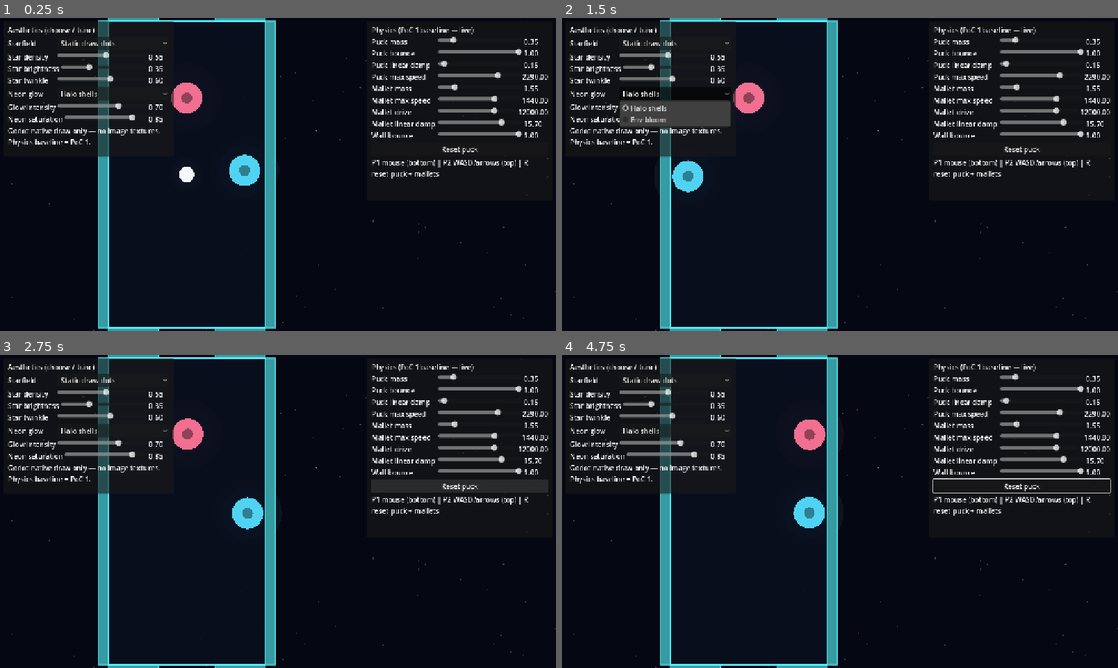
Above: before the commit, frames 1-4 (two rows, left to right).
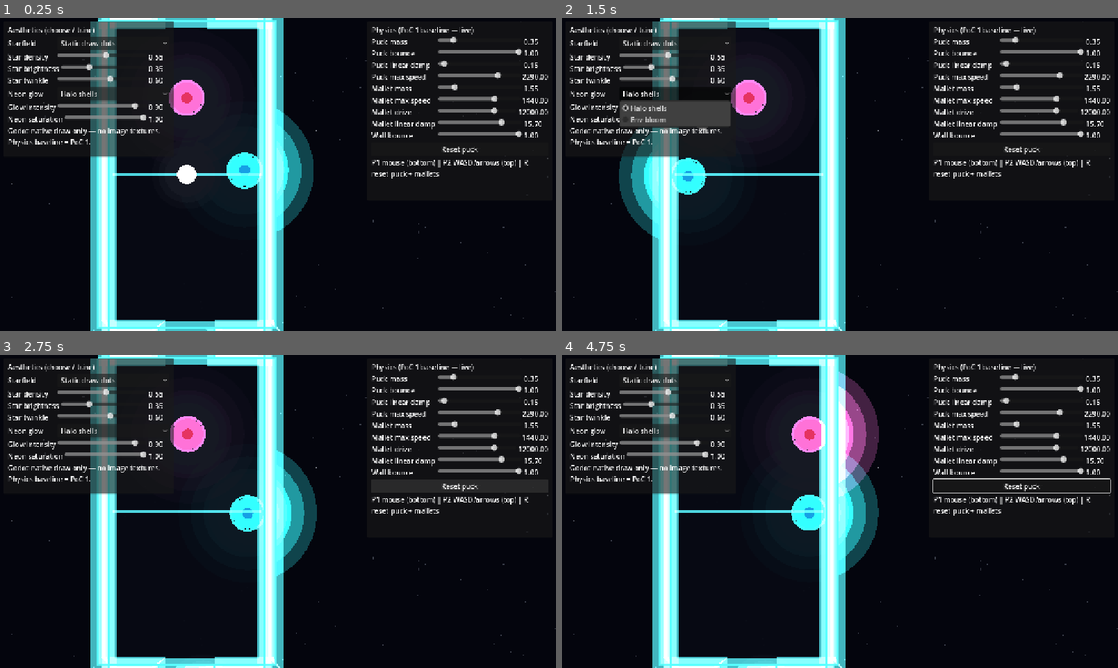
Above: after the commit, the same moments.

Repository: waigore/airhockey
Game: Godot game, scene res://scenes/main.tscn
Same seed, same stepped clock (60 frames per second), same inputs: the game is played once before the commit and once after it.
Inputs (mouse positions are in pixels of both pictures, inside the frame that each line leads up to):
- Up to frame 1 (0.25 s): no input
- Up to frame 2 (1.5 s): click "Static draw dots" at 0.5 s; click "Halo shells" at 1.25 s
- Up to frame 3 (2.75 s): click "Reset puck" at 2 s
- Up to frame 4 (4.75 s): move the mouse to (962, 495) at 2.77 s; hold Right 2.78-3.53 s; tap R at 2.85, 3.6, 4.35 s; move the mouse to (728, 527) at 3.52 s; hold Down 3.53-4.28 s; move the mouse to (895, 442) at 4.27 s; hold Right from 4.28 s (still down)

The runs differ from the first frame. In frame 1, 13% of the frame differs, in the area x 16-57%, y 0-100%; in frame 2, 13%; in frame 3, 13%; in frame 4, 14%.

Commit message:
Make space-neon PoC glow actually visible.
Additive auras, HDR neon colors, hdr_2d bloom, and higher default intensity so arena/puck/mallets read as neon in play.

Co-authored-by: Cursor <cursoragent@cursor.com>

Diff:
--- a/pocs/space-neon-aesthetics-on-physics/project.godot
+++ b/pocs/space-neon-aesthetics-on-physics/project.godot
@@ -36,3 +36,5 @@
 [rendering]
 
 textures/canvas_textures/default_texture_filter=0
+# Required for WorldEnvironment glow to affect 2D canvas items (Env bloom approach).
+viewport/hdr_2d=true
--- a/pocs/space-neon-aesthetics-on-physics/scripts/aesthetics.gd
+++ b/pocs/space-neon-aesthetics-on-physics/scripts/aesthetics.gd
@@ -1,15 +1,17 @@
 extends Node2D
 
 ## Applies selectable neon-glow and starfield looks on top of the physics scene.
-## Glow 0 = halo shells (Polygon2D rings); Glow 1 = WorldEnvironment bloom.
+## Glow 0 = additive halo shells (Polygon2D); Glow 1 = HDR 2D + WorldEnvironment bloom.
+## Both modes also draw a soft additive outer aura so glow is obvious in play.
 
 enum GlowApproach { HALO_SHELLS, ENV_BLOOM }
 
-const TABLE_BASE := Color(0.04, 0.06, 0.12, 0.92)
-const WALL_NEON := Color(0.25, 0.95, 1.0, 1.0)
-const PUCK_NEON := Color(0.95, 0.98, 1.0, 1.0)
-const MALLET_P1 := Color(0.25, 0.85, 1.0, 1.0)
-const MALLET_P2 := Color(1.0, 0.4, 0.55, 1.0)
+const TABLE_BASE := Color(0.03, 0.04, 0.08, 0.94)
+# HDR-friendly neon (channels > 1 feed bloom when hdr_2d is on).
+const WALL_NEON := Color(0.35, 1.6, 2.2, 1.0)
+const PUCK_NEON := Color(1.4, 1.5, 1.8, 1.0)
+const MALLET_P1 := Color(0.2, 1.4, 2.0, 1.0)
+const MALLET_P2 := Color(2.0, 0.45, 0.85, 1.0)
 
 var tunables: PoCTunables
 var _table: Rect2
@@ -21,11 +23,13 @@
 var _env: WorldEnvironment
 var _table_fill: Polygon2D
 var _table_edge: Line2D
+var _table_glow: Line2D
 var _center_line: Line2D
 var _walls: Node2D
 var _puck: RigidBody2D
 var _mallet_bottom: RigidBody2D
 var _mallet_top: RigidBody2D
+var _add_mat: CanvasItemMaterial
 
 
 func setup(
@@ -54,6 +58,8 @@
 	_puck = puck
 	_mallet_bottom = mallet_bottom
 	_mallet_top = mallet_top
+	_add_mat = CanvasItemMaterial.new()
+	_add_mat.blend_mode = CanvasItemMaterial.BLEND_MODE_ADD
 	_ensure_table_lines()
 	_apply()
 	if not tunables.aesthetics_changed.is_connected(_apply):
@@ -64,22 +70,36 @@
 	if _table_edge == null or not is_instance_valid(_table_edge):
 		_table_edge = Line2D.new()
 		_table_edge.name = "TableNeonEdge"
-		_table_edge.width = 2.5
+		_table_edge.width = 3.0
 		_table_edge.default_color = WALL_NEON
 		_table_edge.z_index = 2
+		_table_edge.antialiased = true
 		add_child(_table_edge)
+	if _table_glow == null or not is_instance_valid(_table_glow):
+		_table_glow = Line2D.new()
+		_table_glow.name = "TableNeonGlow"
+		_table_glow.width = 14.0
+		_table_glow.default_color = Color(WALL_NEON.r, WALL_NEON.g, WALL_NEON.b, 0.45)
+		_table_glow.z_index = 1
+		_table_glow.antialiased = true
+		_table_glow.material = _add_mat
+		add_child(_table_glow)
 	if _center_line == null or not is_instance_valid(_center_line):
 		_center_line = Line2D.new()
 		_center_line.name = "CenterNeonLine"
-		_center_line.width = 1.5
-		_center_line.default_color = Color(0.4, 0.9, 1.0, 0.45)
+		_center_line.width = 2.0
+		_center_line.default_color = Color(0.4, 1.2, 1.6, 0.55)
 		_center_line.z_index = 2
+		_center_line.antialiased = true
+		_center_line.material = _add_mat
 		add_child(_center_line)
 	var p := _table.position
 	var s := _table.size
-	_table_edge.points = PackedVector2Array([
+	var loop := PackedVector2Array([
 		p, p + Vector2(s.x, 0), p + s, p + Vector2(0, s.y), p
 	])
+	_table_edge.points = loop
+	_table_glow.points = loop
 	var mid_y := p.y + s.y * 0.5
 	_center_line.points = PackedVector2Array([
 		Vector2(p.x + 8.0, mid_y), Vector2(p.x + s.x - 8.0, mid_y)
@@ -99,33 +119,39 @@
 			vp
 		)
 	if _space_bg != null:
-		_space_bg.color = Color(0.02, 0.03, 0.07, 1.0)
+		_space_bg.color = Color(0.015, 0.02, 0.05, 1.0)
 
 	var sat := tunables.neon_saturation
 	var wall_c := _sat_color(WALL_NEON, sat)
 	var puck_c := _sat_color(PUCK_NEON, sat)
 	var p1_c := _sat_color(MALLET_P1, sat)
 	var p2_c := _sat_color(MALLET_P2, sat)
+	var intensity := tunables.glow_intensity
 
 	if _table_fill != null:
 		_table_fill.color = TABLE_BASE
 	if _table_edge != null:
-		_table_edge.default_color = Color(wall_c.r, wall_c.g, wall_c.b, 0.85 + tunables.glow_intensity * 0.15)
-		_table_edge.width = 2.0 + tunables.glow_intensity * 2.0
+		_table_edge.default_color = Color(wall_c.r, wall_c.g, wall_c.b, 1.0)
+		_table_edge.width = 2.5 + intensity * 3.5
+	if _table_glow != null:
+		_table_glow.default_color = Color(wall_c.r, wall_c.g, wall_c.b, 0.25 + intensity * 0.55)
+		_table_glow.width = 8.0 + intensity * 22.0
+		_table_glow.visible = true
 	if _center_line != null:
-		_center_line.default_color = Color(wall_c.r, wall_c.g, wall_c.b, 0.25 + tunables.glow_intensity * 0.35)
+		_center_line.default_color = Color(wall_c.r, wall_c.g, wall_c.b, 0.35 + intensity * 0.5)
+		_center_line.width = 1.5 + intensity * 2.5
 
 	_tint_walls(wall_c)
-	_style_disk(_puck, puck_c, 18.0, true)
-	_style_disk(_mallet_bottom, p1_c, 36.0, false)
-	_style_disk(_mallet_top, p2_c, 36.0, false)
+	_style_disk(_puck, puck_c, 18.0)
+	_style_disk(_mallet_bottom, p1_c, 36.0)
+	_style_disk(_mallet_top, p2_c, 36.0)
 
 	var use_bloom := tunables.glow_approach == GlowApproach.ENV_BLOOM
 	_configure_environment(use_bloom)
-	_set_halos(not use_bloom)
 
 
 func _sat_color(c: Color, sat: float) -> Color:
+	# Keep HDR headroom while dialing saturation toward a mid gray of similar luminance.
 	var gray := (c.r + c.g + c.b) / 3.0
 	return Color(
 		lerpf(gray, c.r, sat),
@@ -143,80 +169,123 @@
 		var to_free: Array[Node] = []
 		var poly_pts := PackedVector2Array()
 		for ch in body.get_children():
-			if ch is Line2D and ch.name == "NeonRim":
+			if ch is Line2D and str(ch.name).begins_with("Neon"):
 				to_free.append(ch)
 			elif ch is Polygon2D:
+				# Bright neon fill so bloom / additive rims read as lit rails.
 				(ch as Polygon2D).color = Color(
-					neon.r * (0.35 + intensity * 0.45),
-					neon.g * (0.35 + intensity * 0.45),
-					neon.b * (0.35 + intensity * 0.45),
+					neon.r * (0.55 + intensity * 0.55),
+					neon.g * (0.55 + intensity * 0.55),
+					neon.b * (0.55 + intensity * 0.55),
 					1.0
 				)
 				poly_pts = (ch as Polygon2D).polygon
 		for n in to_free:
-			n.queue_free()
-		if tunables.glow_approach != GlowApproach.HALO_SHELLS:
-			continue
+			n.free()
 		if poly_pts.size() < 3:
 			continue
-		var rim := Line2D.new()
-		rim.name = "NeonRim"
-		rim.width = 1.5 + intensity * 2.5
-		rim.default_color = Color(neon.r, neon.g, neon.b, 0.35 + intensity * 0.5)
-		rim.z_index = 1
 		var pts := PackedVector2Array()
 		for v in poly_pts:
 			pts.append(v)
 		pts.append(poly_pts[0])
+
+		# Always a bright core rim.
+		var rim := Line2D.new()
+		rim.name = "NeonRim"
+		rim.width = 2.0 + intensity * 3.0
+		rim.default_color = Color(neon.r, neon.g, neon.b, 0.85)
+		rim.z_index = 1
+		rim.antialiased = true
 		rim.points = pts
 		body.add_child(rim)
 
-
-func _style_disk(body: RigidBody2D, color: Color, radius: float, is_puck: bool) -> void:
+		# Soft additive outer glow (both approaches — bloom adds on top when enabled).
+		var glow := Line2D.new()
+		glow.name = "NeonGlow"
+		glow.width = 10.0 + intensity * 28.0
+		glow.default_color = Color(neon.r, neon.g, neon.b, 0.2 + intensity * 0.55)
+		glow.z_index = 0
+		glow.antialiased = true
+		glow.material = _add_mat
+		glow.points = pts
+		body.add_child(glow)
+
+
+func _style_disk(body: RigidBody2D, color: Color, radius: float) -> void:
 	if body == null:
 		return
 	var vis := body.get_node_or_null("Visual") as Polygon2D
 	if vis == null:
 		return
-	vis.color = color
+	# Core stays readable; slight HDR lift for bloom.
+	vis.color = Color(color.r, color.g, color.b, 1.0)
 	var hub := vis.get_node_or_null("Hub") as Polygon2D
 	if hub != null:
-		hub.color = color.darkened(0.4)
-	# Clear prior halo shells.
+		hub.color = Color(color.r * 0.45, color.g * 0.45, color.b * 0.45, 1.0)
+
+	# Clear prior glow nodes immediately (avoid deferred duplicates).
 	for ch in body.get_children():
-		if ch.name.begins_with("Halo"):
-			ch.queue_free()
-	if tunables.glow_approach != GlowApproach.HALO_SHELLS:
-		return
+		if str(ch.name).begins_with("Halo") or str(ch.name).begins_with("Aura"):
+			ch.free()
+
 	var intensity := tunables.glow_intensity
-	var layers := 3 if is_puck else 3
+	var use_shells := tunables.glow_approach == GlowApproach.HALO_SHELLS
+
+	# Soft additive aura always present so glow is never "missing".
+	_add_aura(body, color, radius, intensity)
+
+	if not use_shells:
+		return
+
+	# Extra concentric additive shells for the Halo approach.
+	var layers := 5
 	for i in layers:
 		var halo := Polygon2D.new()
 		halo.name = "Halo%d" % i
-		var scale := 1.15 + float(i) * (0.35 + intensity * 0.25)
+		var scale := 1.2 + float(i) * (0.45 + intensity * 0.4)
 		var pts := PackedVector2Array()
-		var n := 28
+		var n := 36
 		for k in n:
 			var a := TAU * float(k) / float(n)
 			pts.append(Vector2(cos(a), sin(a)) * radius * scale)
 		halo.polygon = pts
-		var alpha := (0.22 - float(i) * 0.06) * intensity
-		halo.color = Color(color.r, color.g, color.b, maxf(alpha, 0.04))
+		var alpha := (0.55 - float(i) * 0.08) * (0.45 + intensity * 0.7)
+		halo.color = Color(color.r, color.g, color.b, clampf(alpha, 0.08, 0.85))
 		halo.z_index = -1 - i
-		# Insert behind Visual.
+		halo.material = _add_mat
 		body.add_child(halo)
 		body.move_child(halo, 0)
 
 
-func _set_halos(enabled: bool) -> void:
-	# Halos are created in _style_disk when mode is HALO_SHELLS; nothing else needed.
-	if not enabled:
-		for body in [_puck, _mallet_bottom, _mallet_top]:
-			if body == null:
-				continue
-			for ch in body.get_children():
-				if ch.name.begins_with("Halo"):
-					ch.queue_free()
+func _add_aura(body: RigidBody2D, color: Color, radius: float, intensity: float) -> void:
+	var aura := Polygon2D.new()
+	aura.name = "Aura"
+	var scale := 1.55 + intensity * 1.1
+	var pts := PackedVector2Array()
+	for k in 40:
+		var a := TAU * float(k) / 40.0
+		pts.append(Vector2(cos(a), sin(a)) * radius * scale)
+	aura.polygon = pts
+	aura.color = Color(color.r, color.g, color.b, 0.2 + intensity * 0.45)
+	aura.z_index = -1
+	aura.material = _add_mat
+	body.add_child(aura)
+	body.move_child(aura, 0)
+
+	# Tight bright ring just outside the disk.
+	var ring := Line2D.new()
+	ring.name = "AuraRing"
+	ring.width = 2.0 + intensity * 4.0
+	ring.default_color = Color(color.r, color.g, color.b, 0.7 + intensity * 0.3)
+	ring.z_index = 1
+	ring.antialiased = true
+	ring.material = _add_mat
+	var rpts := PackedVector2Array()
+	for k in 41:
+		var a := TAU * float(k) / 40.0
+		rpts.append(Vector2(cos(a), sin(a)) * radius * 1.08)
+	ring.points = rpts
+	body.add_child(ring)
 
 
 func _configure_environment(use_bloom: bool) -> void:
@@ -228,10 +297,15 @@
 	var e := Environment.new()
 	e.background_mode = Environment.BG_CANVAS
 	e.glow_enabled = true
-	e.glow_intensity = 0.4 + tunables.glow_intensity * 1.4
-	e.glow_strength = 0.8 + tunables.glow_intensity * 0.6
-	e.glow_bloom = 0.15 + tunables.glow_intensity * 0.55
+	e.glow_normalized = true
+	e.glow_intensity = 1.0 + tunables.glow_intensity * 2.2
+	e.glow_strength = 1.0 + tunables.glow_intensity * 1.2
+	e.glow_bloom = 0.35 + tunables.glow_intensity * 0.85
 	e.glow_blend_mode = Environment.GLOW_BLEND_MODE_ADDITIVE
-	e.glow_hdr_threshold = 0.55
+	e.glow_hdr_threshold = 0.35
+	e.glow_hdr_scale = 1.5
+	for level in range(1, 8):
+		e.set("glow_levels/%d" % level, true)
 	e.tonemap_mode = Environment.TONE_MAPPER_ACES
+	e.tonemap_exposure = 0.95
 	_env.environment = e
--- a/pocs/space-neon-aesthetics-on-physics/scripts/tunables.gd
+++ b/pocs/space-neon-aesthetics-on-physics/scripts/tunables.gd
@@ -26,10 +26,10 @@
 var star_brightness: float = 0.35 ## 0..1 faint by default
 var star_twinkle: float = 0.6 ## used by particles approach
 
-## 0 = halo shells (layered Polygon2D), 1 = WorldEnvironment bloom
+## 0 = halo shells (layered additive Polygon2D), 1 = WorldEnvironment bloom (needs hdr_2d)
 var glow_approach: int = 0
-var glow_intensity: float = 0.7 ## 0..1
-var neon_saturation: float = 0.85 ## 0..1
+var glow_intensity: float = 0.9 ## 0..1 — default high so neon reads in play
+var neon_saturation: float = 1.0 ## 0..1
 
 
 func notify_changed() -> void:
Not shown, changed: pocs/space-neon-aesthetics-on-physics/README.md
